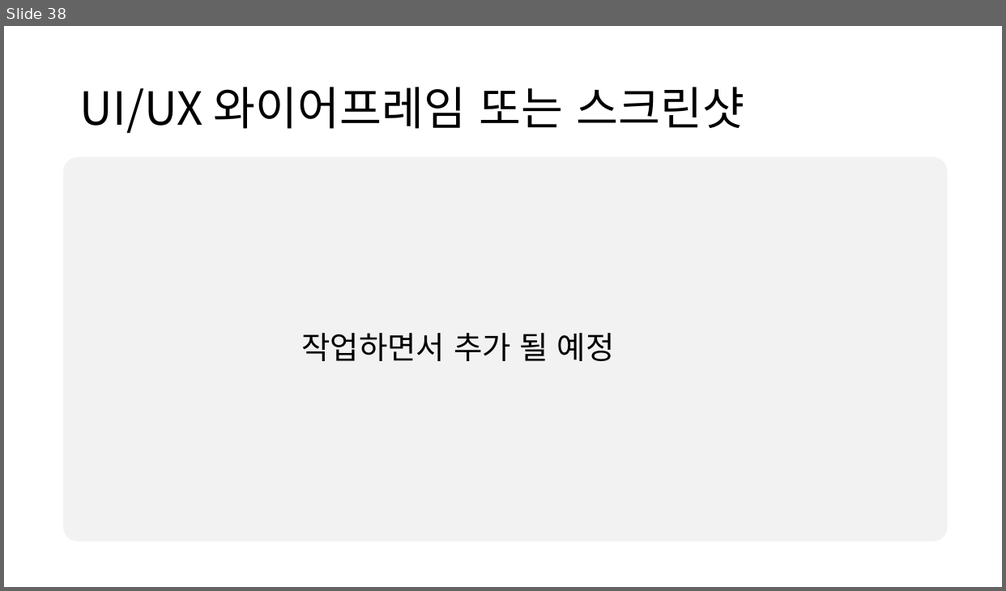
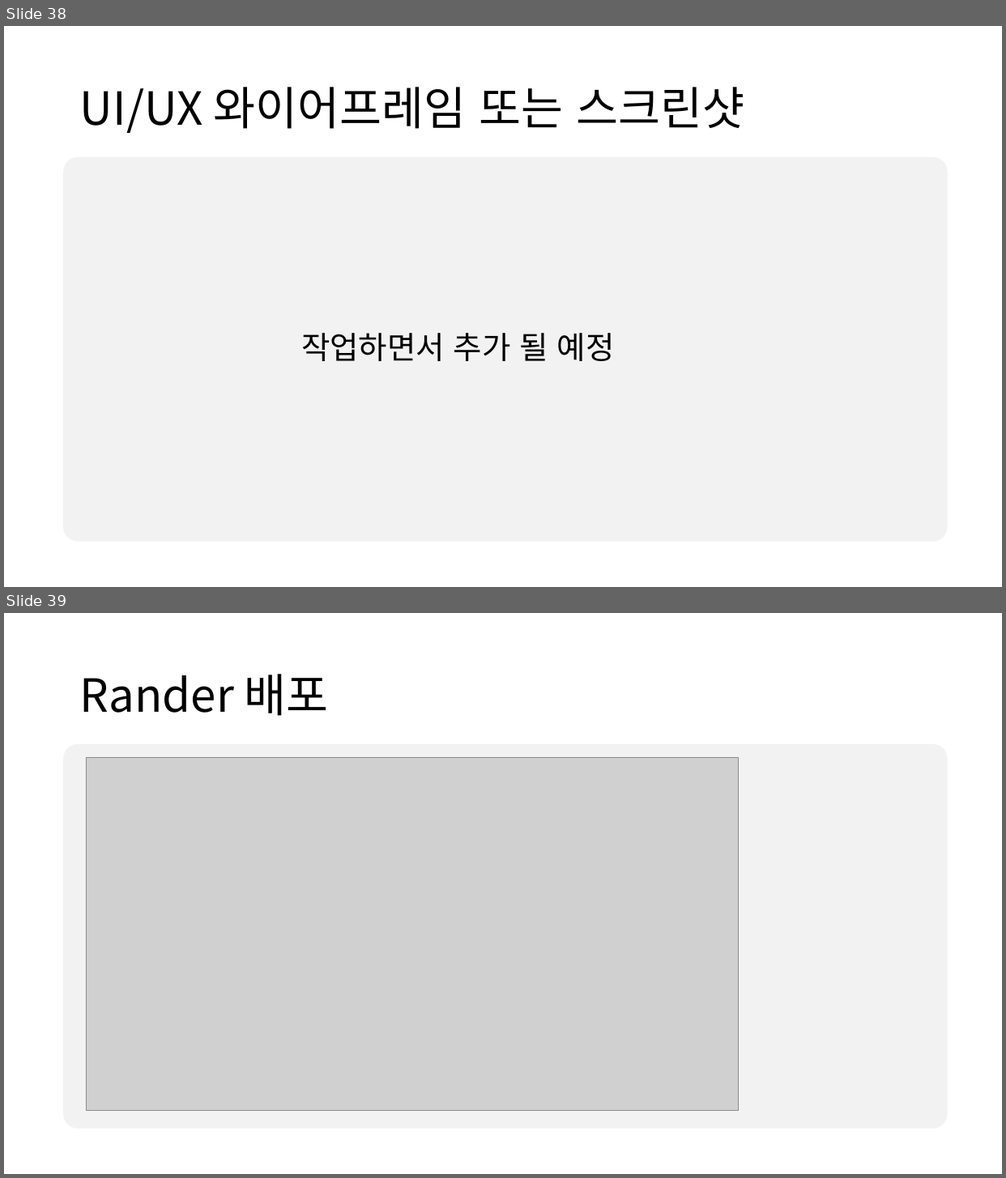
Before and after one commit to kimmikyoung317/likekbo-portfolio, a slide deck: ppt/전자상거래 미니프로젝트.pptx. Shown one above the other, each under a label of ours: slide 38 before the commit, slides 38 and 39 after it. The pictures are 1006x591 and 1006x1178 pixels, drawn with LibreOffice and Linux fonts; fonts in the diff are those of the drawing; grey boxes stand for pictures. Boxes give left, top, right and bottom in pixels: in the first picture for what was removed or moved away, otherwise in the second. Text is boxed around its words. In the diff, an @@ line names an element or a change of style, - is before the commit and + after.

```diff
--- a/ppt/전자상거래 미니프로젝트.pptx
+++ b/ppt/전자상거래 미니프로젝트.pptx
@@ slide 39 added at (4,613,1002,1174), background #FFFFFF @@
@@ title added at (80,674,329,716), 44 pt, text #000000 @@
+Rander 배포
@@ rounded rectangle added at (63,744,948,1129), fill #F2F2F2 @@
@@ picture added at (87,758,739,1112) @@
```
Also in this commit, not shown: 15 slides changed.
